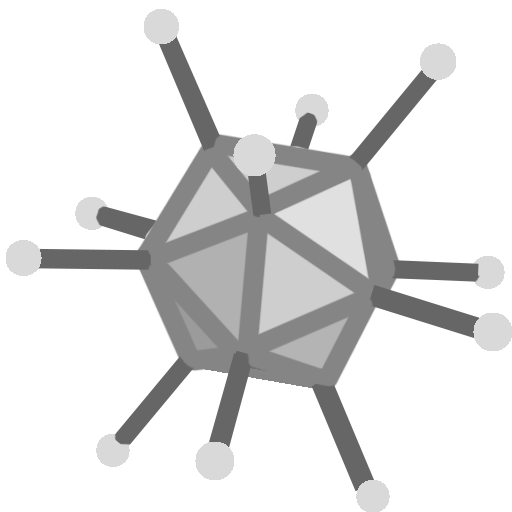
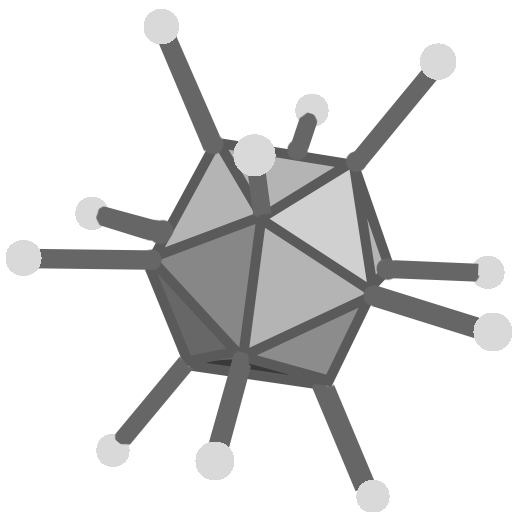
Revision of a layered (512, 512) image; what changed, layer by layer:
painted on "Arms" over (143, 134, 397, 307)
added layer "Shape 18" above "Layer 1" over (145, 138, 396, 389)
moved "Layer 1" above "BottomBalls", painted on it over (146, 142, 387, 385)
removed layer "WireShell" over (137, 133, 400, 389)
